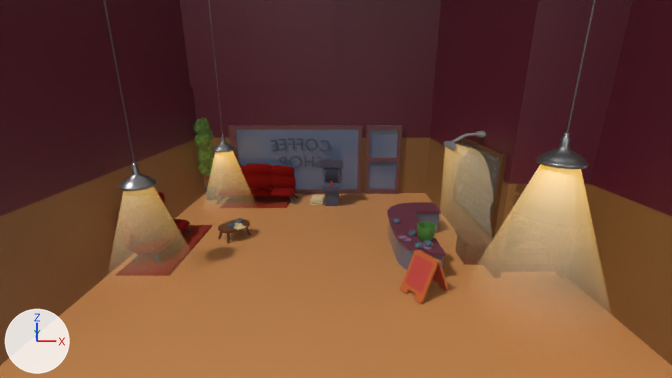
A saved change to the Blender file pb_public/models/coffee-shop.blend.
One viewpoint serves both versions: the file's camera 'cameraMountPoint'. Arrows for +X, +Y and +Z are at lower left; the lights stay in place.

Objects in the first picture: 'astro-box', 'bar', 'coffee-board', 'coffee-shop', 'coffee-shop-door', 'coffee-shop-windows', 'hang-light.002', 'rug', 'sign', 'sofa', 'sofa2', 'stairs'.
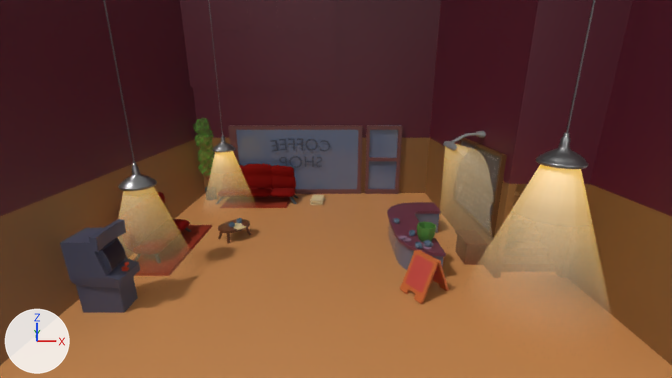
What differs and where, as boxes (x1, y1, x2, y2) in the pictures (672 x 378 px):
'astro-box', moved, turned
    before: (320, 159, 343, 206)
    after: (60, 219, 140, 313)
'astro-joy', moved, turned
    before: (330, 181, 333, 186)
    after: (121, 262, 129, 271)

Edits to the bpy script that builds the scene:
```text
Change ob_astro_box:
    ob_astro_box.rotation_euler: (0.0, 0.0, -1.631) -> (0.0, 0.0, 0.0)  # degrees (0, 0, -93) -> degrees (0, 0, 0)
    ob_astro_box.location: (-0.299, 11.35, 1.0) -> (-9.869, -2.013, 1.0)
```
